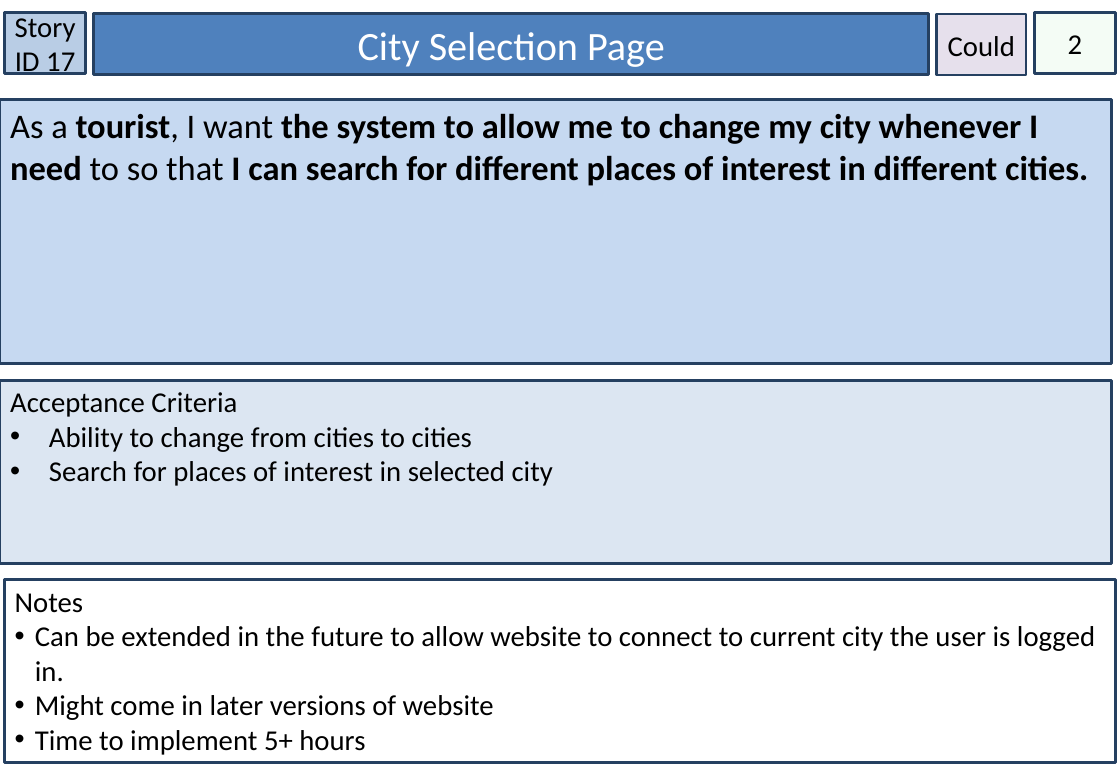
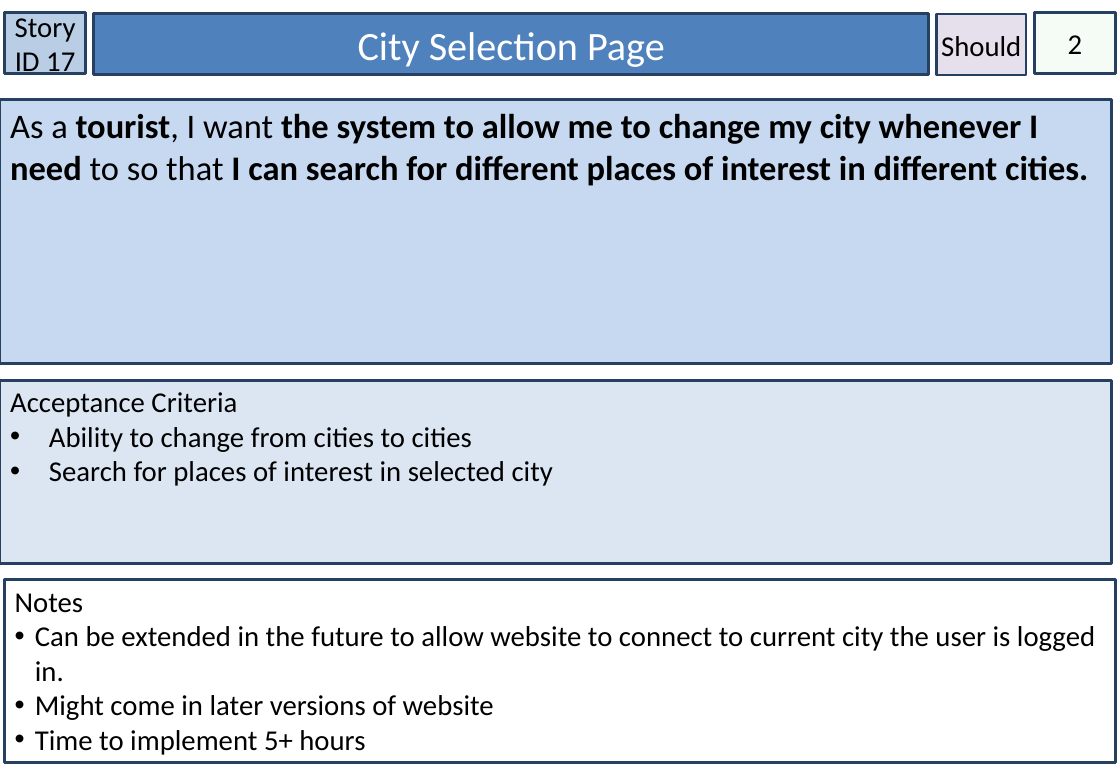
Before and after one commit to amckellar28/I-am-the-Scrub-Master, a slide deck: slide 18 of User_Stories_Reviewed.pptx. Drawn at 1120x775 pixels with LibreOffice and Linux fonts; fonts in the diff are those of the drawing. Boxes give left, top, right and bottom in pixels: in the first picture for what was removed or moved away, otherwise in the second. Text is boxed around its words. In the diff, an @@ line names an element or a change of style, - is before the commit and + after.

```diff
--- a/User_Stories_Reviewed.pptx
+++ b/User_Stories_Reviewed.pptx
@@ text in rectangle at (941, 36, 1021, 57): text changed @@
-Could
+Should
```
Also in this commit, not shown: 12 other slides changed, 3 other files.
